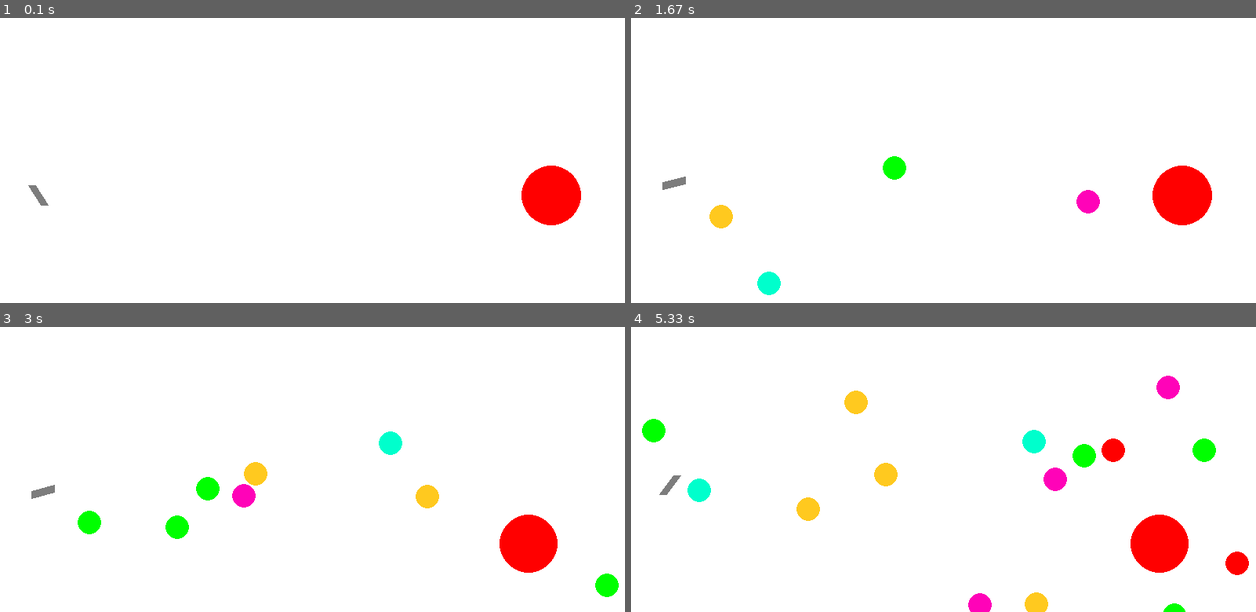
Above: before the commit, frames 1-4 (two rows, left to right).
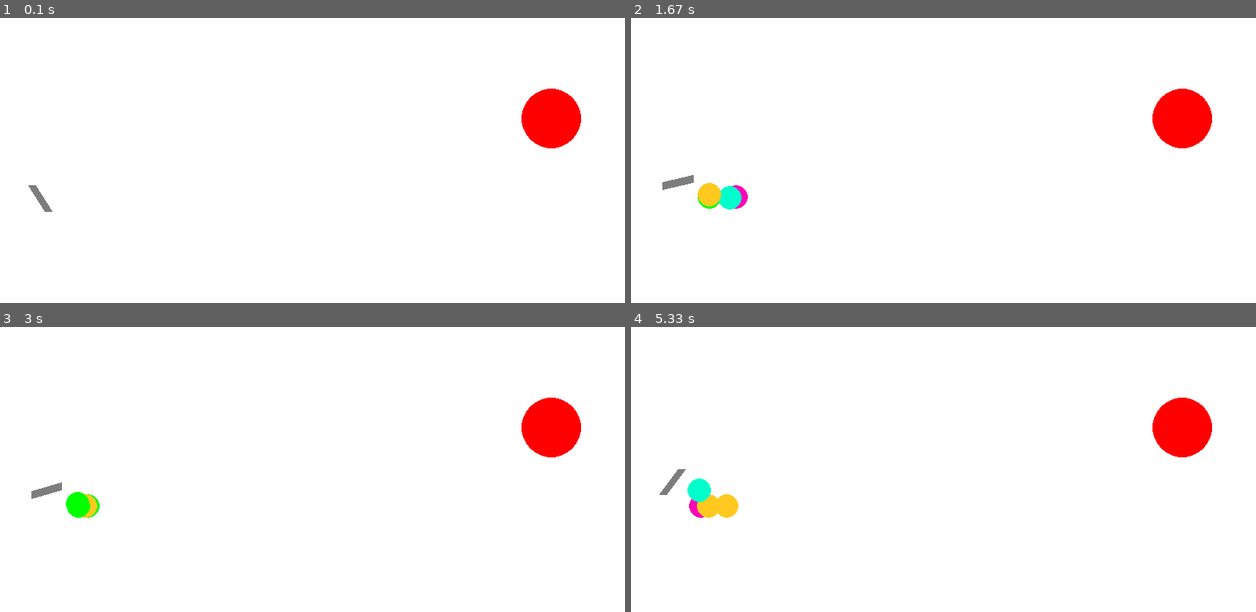
Above: after the commit, the same moments.

Repository: ferovore/inf_2022_iuferova
Game: pygame game, started from lab_gun/gun.py
Two runs of this game, one before a commit and one after it. Both use one fixed random seed, a clock stepped at 60 frames per second and the inputs below.
Inputs (mouse positions are in pixels of both pictures, inside the frame that each line leads up to):
- Up to frame 1 (0.1 s): no input
- Up to frame 2 (1.67 s): press the mouse at (793, 72) at 0.37 s; move the mouse to (899, 120) at 0.47 s; release the mouse at (1006, 171) at 0.6 s; click (749, 177) at 0.72 s; click (outside the picture) at 1.05 s; click (943, 126) at 1.38 s
- Up to frame 3 (3 s): click (outside the picture) at 1.72 s; click (506, 364) at 2.05 s; click (537, 469) at 2.38 s; click (162, 458) at 2.72 s
- Up to frame 4 (5.33 s): click (849, 515) at 3.05 s; click (outside the picture) at 3.38 s; click (1162, 369) at 3.72 s; click (1056, 532) at 4.05 s; click (818, 449) at 4.38 s; click (974, 500) at 4.72 s; click (787, 329) at 5.05 s

The runs differ from the first frame. In frame 1, 3.1% of the frame differs, in the area x 5-93%, y 24-73%; in frame 2, 4.7%; in frame 3, 5.3%; in frame 4, 6.6%, in the area x 1-99%, y 17-100%.

Commit message:
Переработан class Gun:
1. Изменила функцию отрисовки с учётом силы выстрела
2. Изменены границы экрана: добавила "пол" (=> новые границы положения цели)
3. Добавила затухание шариков при ударах о стенки (коэффициент вынесен в глобальную переменную)
4. Добавила уменьшение жизней при ударах о пол. Добавила удаление шарика при обнуление счётчика жизней

Diff:
--- a/lab_gun/gun.py
+++ b/lab_gun/gun.py
@@ -19,8 +19,10 @@
 
 WIDTH = 800
 HEIGHT = 600
+FLOOR = 450    #координата пола
 
 GRAVITY = 2
+ATTENUATION = 0.3   #коэффициент затухания при ударе шарика о стенки
 
 class Ball:
     def __init__(self, screen: pygame.Surface, x=40, y=450):
@@ -48,10 +50,17 @@
         """
         self.vy -= GRAVITY
 
-        if (self.x + self.r >= WIDTH) or (self.x - self.r <= 0):
+        if((self.x + self.r >= WIDTH) or (self.x - self.r <= 0)):
             self.vx = -self.vx
-        if (self.y + self.r >= HEIGHT) or (self.y - self.r <= 0):
+        elif(self.y + self.r <= 0):
             self.vy = -self.vy
+        elif(self.y - self.r > FLOOR):
+            self.y = FLOOR + self.r + 1
+            self.vy = - self.vy * ATTENUATION
+            self.vx = self.vx * ATTENUATION
+            self.live -= 1
+            if(self.live == 0):
+                self.color = WHITE     # need to be fixed!!
 
         self.x += self.vx
         self.y -= self.vy
@@ -112,7 +121,7 @@
 
     def draw(self):
         """Отрисовка пушки"""
-        len = 30
+        len = 30 + self.f2_power
         gun_x, gun_y = 40, 450
         pygame.draw.line(
             self.screen,
@@ -146,7 +155,7 @@
     def new_target(self):
         """ Инициализация новой цели. """
         x = self.x = rnd(600, 780)
-        y = self.y = rnd(300, 550)
+        y = self.y = rnd(300, 400)
         r = self.r = rnd(2, 50)
         color = self.color = RED
 
